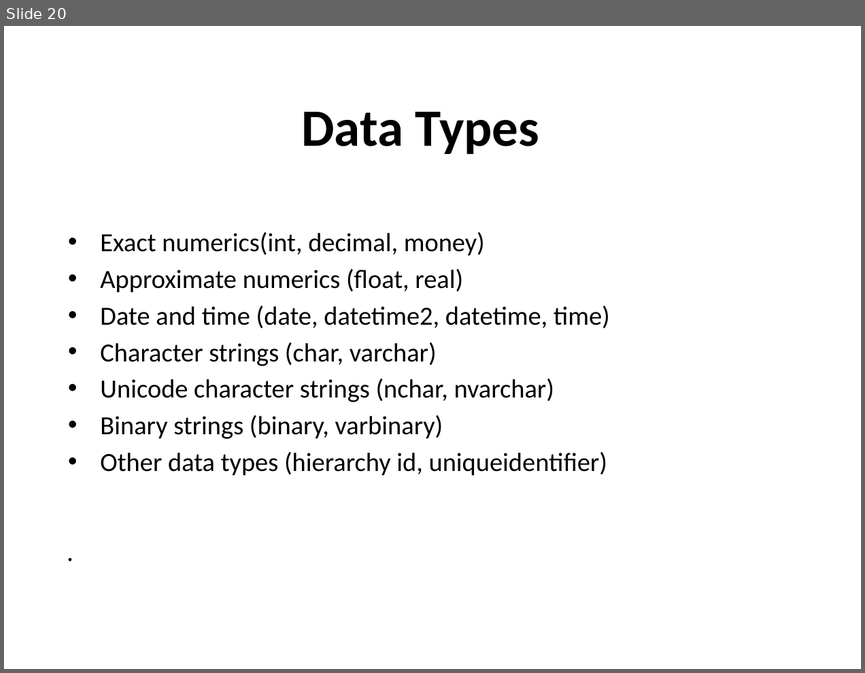
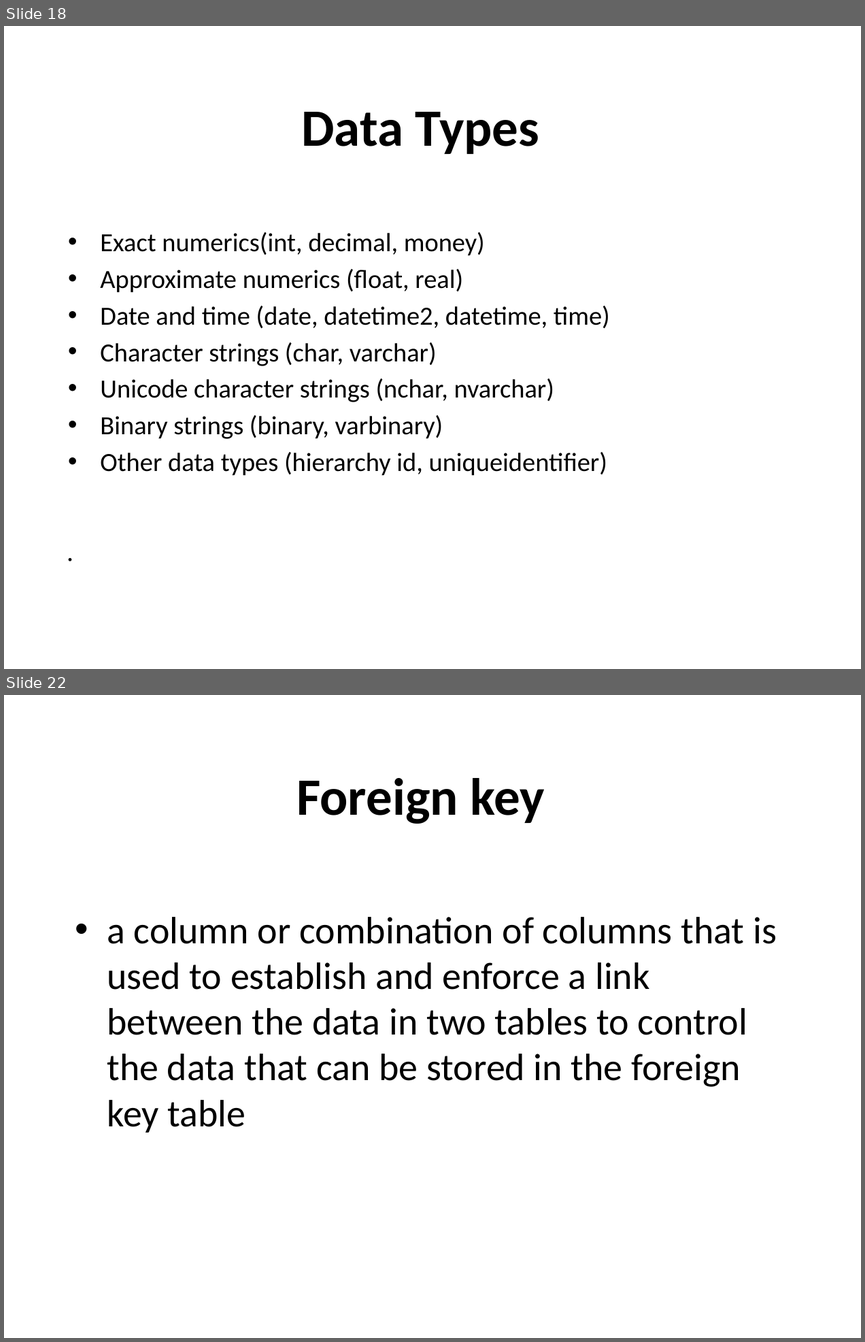
Before and after one commit to Flu10/Zero2Hero2016, a slide deck: presentation/SQL Z2H 2016.pptx. Shown one above the other, each under a label of ours: slide 20 before the commit, slides 18 and 22 after it; the slides between them are not shown. The pictures are 865x673 and 865x1342 pixels, drawn with LibreOffice and Linux fonts; fonts in the diff are those of the drawing; background and template pictures are left out. Boxes give left, top, right and bottom in pixels: in the first picture for what was removed or moved away, otherwise in the second. Text is boxed around its words. In the diff, an @@ line names an element or a change of style, - is before the commit and + after.

```diff
--- a/presentation/SQL Z2H 2016.pptx
+++ b/presentation/SQL Z2H 2016.pptx
@@ slide 22 added at [4,695,861,1338], background picture (left out) @@
@@ title added at [296,778,544,824], 44 pt, text #000000, bold @@
+Foreign key
@@ text added at [107,917,776,1132], 32 pt, text #000000 @@
+• a column or combination of columns that is used to establish and enforce a link between the data in two tables to control the data that can be stored in the foreign key table
@@ what was slide 20 is now slide 18 @@
```
Also in this commit, not shown: 5 slides changed, 4 other slides added, 3 slides removed.
